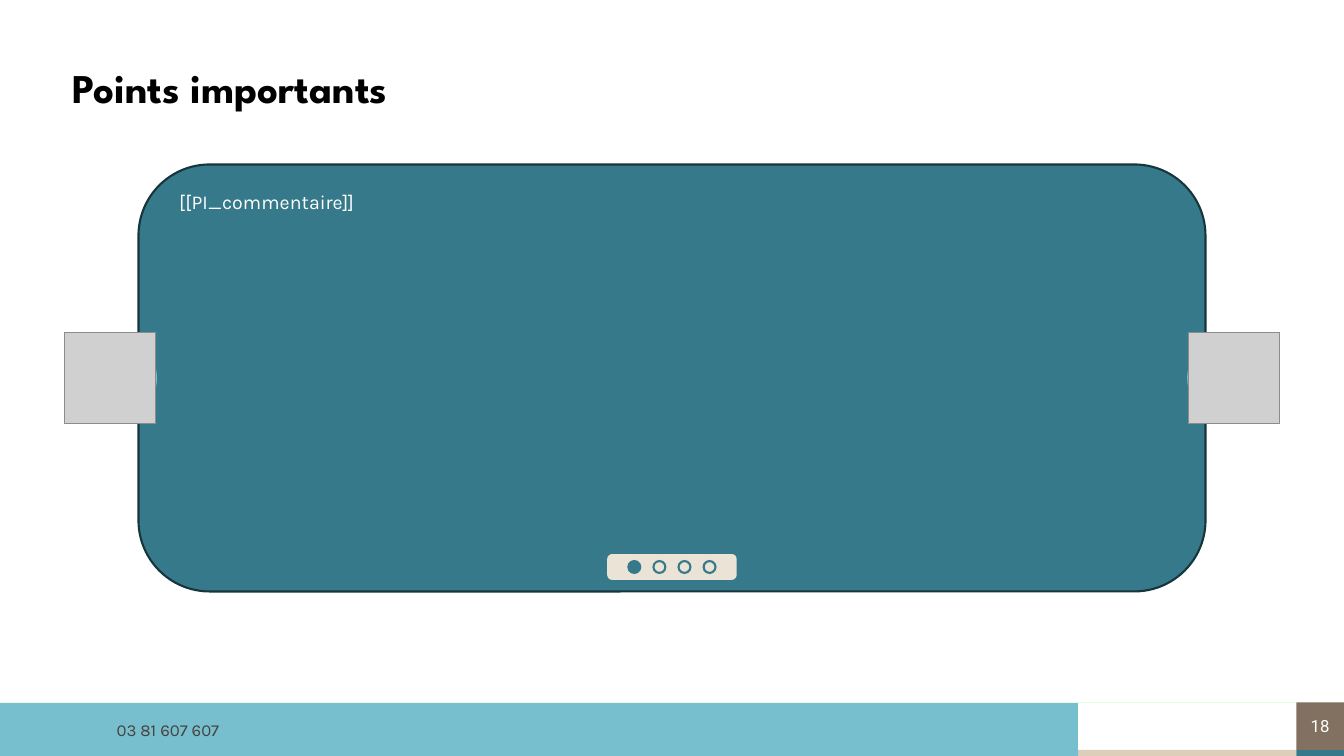
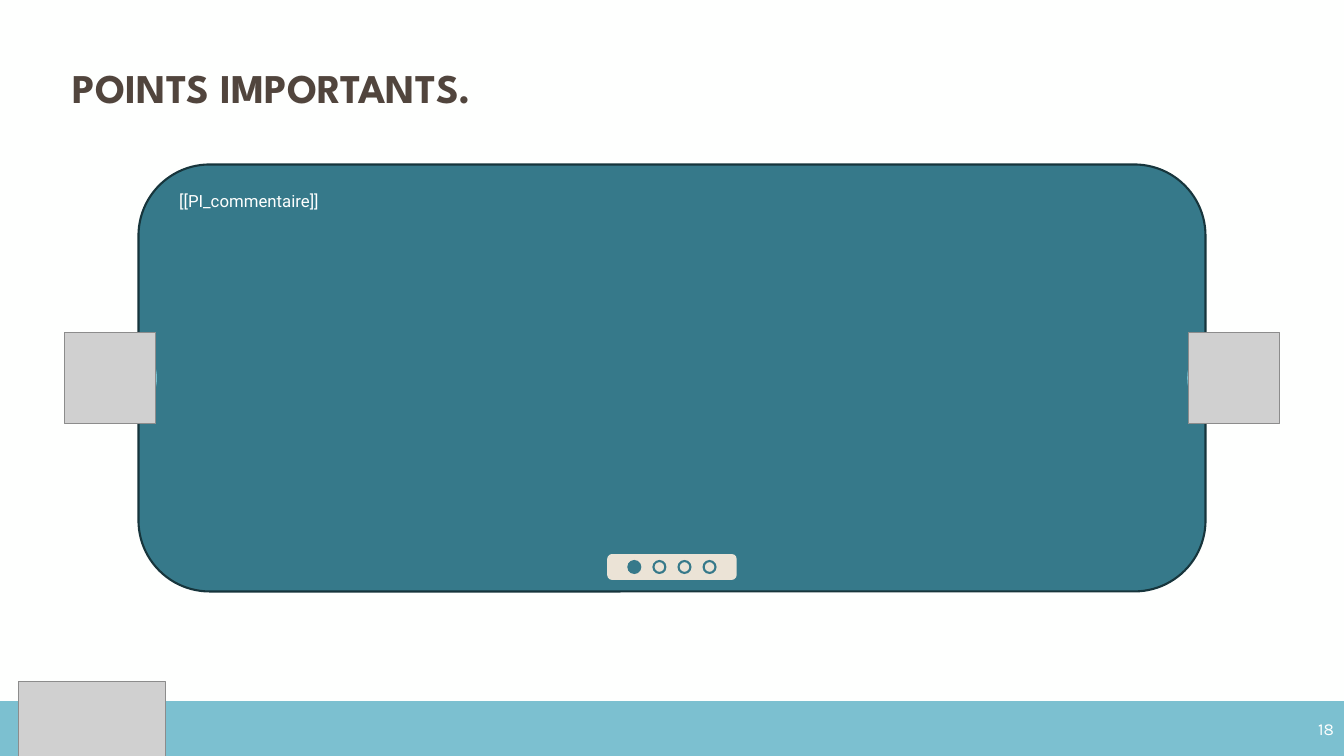
Before and after one commit to ldebouche/Projet1_lettre_fin_de_mission, a slide deck: slide 18 of backend/src/templates/modele_complet.pptm. Drawn at 1344x756 pixels with LibreOffice and Linux fonts; fonts in the diff are those of the drawing; grey boxes stand for pictures; background and template pictures are left out. Boxes give left, top, right and bottom in pixels: in the first picture for what was removed or moved away, otherwise in the second. Text is boxed around its words. In the diff, an @@ line names an element or a change of style, - is before the commit and + after.

```diff
--- a/backend/src/templates/modele_complet.pptm
+++ b/backend/src/templates/modele_complet.pptm
@@ text at box(73, 75, 471, 104): text changed; text colour #000000 to #51453D @@
-Points importants
+POINTS IMPORTANTS.
@@ rounded rectangle "[[PI_commentaire]]" at box(138, 164, 1206, 592): size 14 to 12 pt, font Karla to Roboto @@
@@ picture added at box(19, 683, 166, 756) @@
@@ freeform shape removed at box(0, 703, 1078, 750) @@
@@ rectangle added at box(0, 703, 1344, 756), fill #7CC0D0, outline #7CC0D0 1.5 pt @@
@@ page number: place and size @@
-page number at box(1297, 703, 1344, 750)
+page number at box(1297, 703, 1344, 756)
@@ page number at box(1297, 703, 1344, 756): font Roboto to Karla; alignment centre to right; fill #827161 to #7CC0D0; outline none to #7CC0D0 0.75 pt @@
@@ text removed at box(117, 725, 219, 736) @@
-03 81 607 607
@@ rectangle removed at box(0, 750, 1079, 756) @@
@@ rectangle removed at box(1079, 750, 1298, 756) @@
@@ rectangle removed at box(1297, 750, 1344, 756) @@
```
Also in this commit, not shown: 19 other slides changed, 20 other files.
